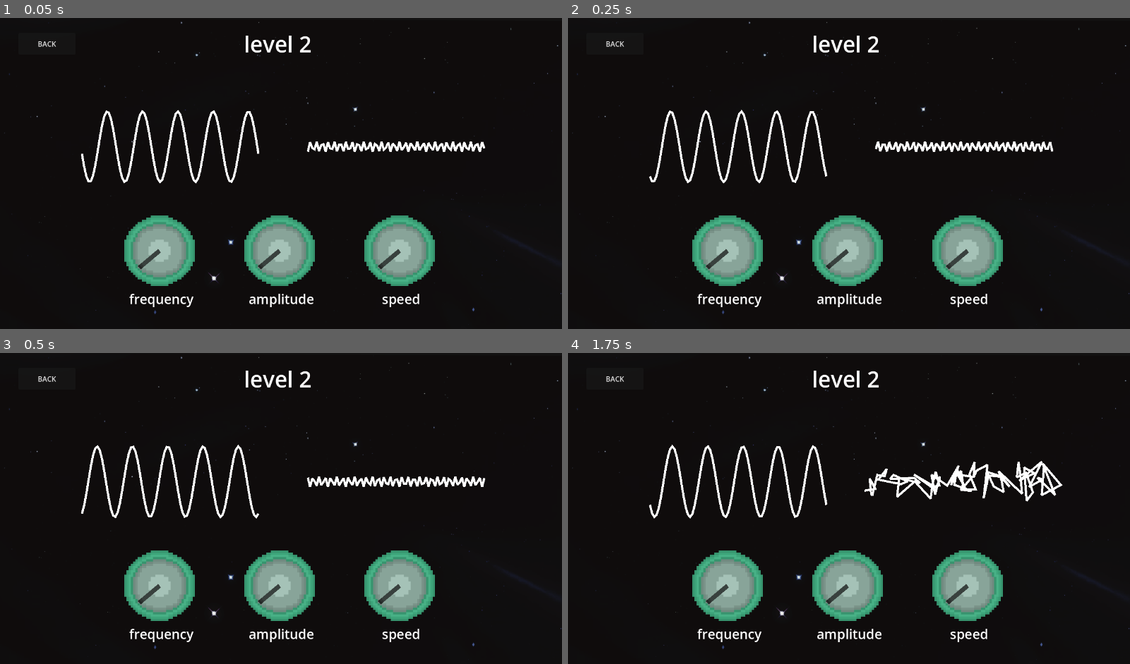
Above: before the commit, frames 1-4 (two rows, left to right).
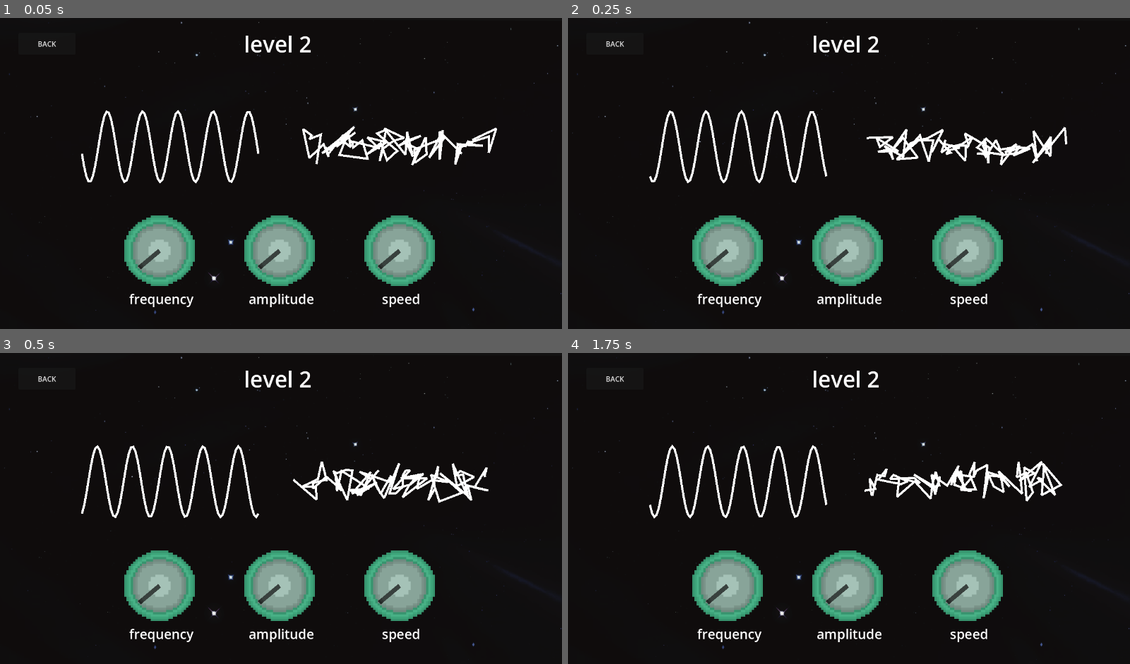
Above: after the commit, the same moments.

Repository: alexgaaranes/jame-gam-50
Game: Godot game, scene res://scenes/level/level2/level2.tscn
Same seed, same stepped clock (60 frames per second), same inputs: the game is played once before the commit and once after it. This scene is started directly instead of the project's main scene.
Inputs (mouse positions are in pixels of both pictures, inside the frame that each line leads up to):
- Up to frame 1 (0.05 s): no input
- Up to frame 2 (0.25 s): no input
- Up to frame 3 (0.5 s): no input
- Up to frame 4 (1.75 s): tap Enter (ui_accept) at 0.5 s; drag from (725, 586) to (967, 586) at 0.52 s; drag from (967, 586) to (725, 586) at 1.27 s

The runs differ from the first frame. In frame 1, 1.4% of the frame differs, in the area x 53-89%, y 34-48%; in frame 2, 1.3%; in frame 3, 1.5%, in the area x 52-87%, y 34-49%; in frame 4, nothing differs.

Commit message:
fiz: fix missing initial glitch

Diff:
--- a/scenes/level/level2/adjust_wave.gd
+++ b/scenes/level/level2/adjust_wave.gd
@@ -30,6 +30,7 @@
 	frequency = abs(0 - correct_freq_knob_value) * 60 + 5
 	amplitude = - abs(0 - correct_speed_knob_value) * 150 + 80
 	speed = abs(0 - correct_speed_knob_value) * 70 + 4
+	total_difference_knob_values = abs(adjust_freq_knob_value - correct_freq_knob_value) + abs(adjust_speed_knob_value - correct_speed_knob_value) + abs(adjust_amp_knob_value - correct_amp_knob_value)
 
 func _process(delta):
 	handle_input(delta)
